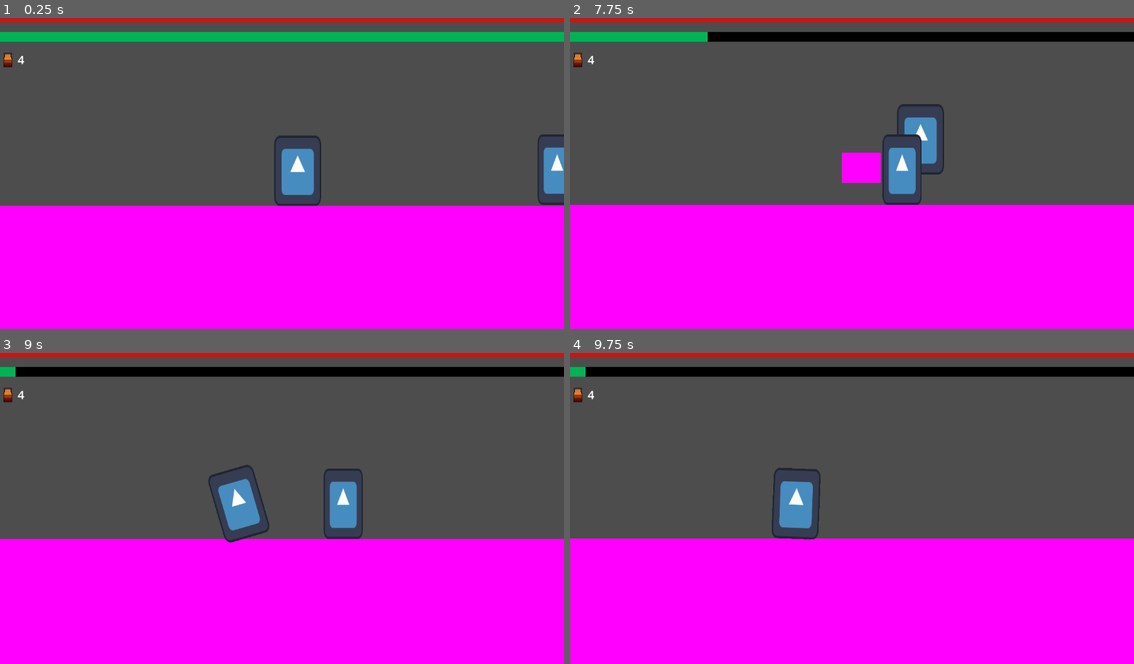
Above: before the commit, frames 1-4 (two rows, left to right).
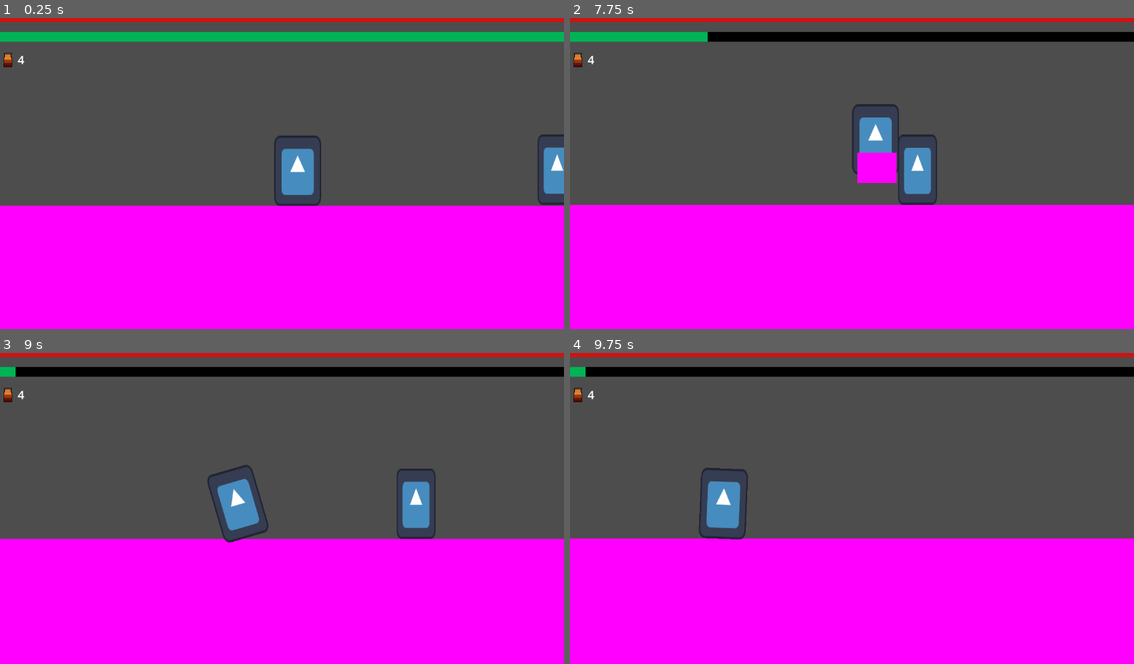
Above: after the commit, the same moments.

Repository: CodeScratcher/soulslike
Game: Godot game, scene res://Levels/test_scene.tscn
The game is run twice, just before and just after one commit, with the same random seed, the same clock (stepped at 60 frames per second) and the same inputs. The engine's default icon, where the game draws it, is replaced by a stand-in: a white triangle on a blue panel in a dark square.
Inputs (mouse positions are in pixels of both pictures, inside the frame that each line leads up to):
- Up to frame 1 (0.25 s): no input
- Up to frame 2 (7.75 s): move the mouse to (823, 232) at 0.52 s; hold D (right) 0.53-2.03 s; right-click (823, 232) at 0.6 s; tap W (jump) at 0.77, 1.52, 3.02, 3.77, 4.52, 6.02, 6.77, 7.52 s; click (823, 232) at 0.8 s; move the mouse to (1021, 217) at 1.27 s; click (1021, 217) at 1.35 s; right-click (1021, 217) at 1.55 s; tap Enter at 2, 6.5 s; move the mouse to (682, 123) at 2.02 s; hold A (left) 2.03-4.28 s; tap E (heal) at 2.1, 6.6 s; click (682, 123) at 2.3 s; move the mouse to (880, 170) at 2.77 s; right-click (880, 170) at 2.85 s; move the mouse to (767, 92) at 3.52 s; click (767, 92) at 3.6 s; tap Space (roll) at 4.25, 4.35 s; move the mouse to (976, 154) at 4.27 s; hold D (right) from 4.28 s (still down); right-click (976, 154) at 4.55 s; move the mouse to (739, 185) at 5.02 s; right-click (739, 185) at 5.1 s; click (739, 185) at 5.3 s; move the mouse to (908, 101) at 5.77 s; click (908, 101) at 5.85 s; right-click (908, 101) at 6.05 s; move the mouse to (823, 232) at 6.52 s; click (823, 232) at 6.8 s; move the mouse to (1021, 217) at 7.27 s; right-click (1021, 217) at 7.35 s
- Up to frame 3 (9 s): move the mouse to (112, 458) at 8.02 s; release D (right) at 8.03 s; hold A (left) from 8.03 s (still down); click (112, 458) at 8.1 s; move the mouse to (310, 505) at 8.77 s; tap Space (roll) at 8.85 s
- Up to frame 4 (9.75 s): tap W (jump) at 9.02 s; right-click (880, 505) at 9.05 s; move the mouse to (767, 427) at 9.52 s; release A (left) at 9.53 s; hold D (right) from 9.53 s (still down); right-click (767, 427) at 9.6 s

The runs differ from the first frame. In frame 2, 2.7% of the frame differs, in the area x 48-67%, y 27-61%; in frame 3, 2.1%; in frame 4, 2.3%.

Commit message:
Very buggy enemy and player damage

Diff:
--- a/Objects/Player.tscn
+++ b/Objects/Player.tscn
@@ -156,11 +156,13 @@
 
 [node name="Player" type="CharacterBody2D" groups=["player"]]
 collision_layer = 8
+collision_mask = 5
 script = ExtResource("1_ck7nh")
 metadata/_edit_horizontal_guides_ = [-24.0, -72.0]
 
 [node name="Sprite2D" type="Sprite2D" parent="."]
 position = Vector2(16, -28)
+rotation = 6.28319
 scale = Vector2(0.375, 0.5625)
 texture = ExtResource("2_oq334")
 
@@ -182,20 +184,19 @@
 [node name="Hurtbox" type="Area2D" parent="."]
 position = Vector2(0, -4)
 scale = Vector2(16, 24)
-collision_layer = 0
-collision_mask = 2
+collision_layer = 2
+collision_mask = 0
 
 [node name="HurtboxCollider" type="CollisionShape2D" parent="Hurtbox"]
 position = Vector2(1, -1)
 shape = SubResource("RectangleShape2D_qdofb")
-disabled = true
 debug_color = Color(0.721569, 0.0745098, 0.733333, 0.419608)
 
 [node name="Hitbox" type="Area2D" parent="."]
 visible = false
 position = Vector2(16, -28)
-collision_layer = 16
-collision_mask = 0
+collision_layer = 0
+collision_mask = 16
 
 [node name="CollisionShape2D" type="CollisionShape2D" parent="Hitbox"]
 position = Vector2(68, 0)
@@ -208,3 +209,4 @@
 texture = ExtResource("2_oq334")
 
 [connection signal="area_entered" from="Hurtbox" to="." method="hit"]
+[connection signal="body_entered" from="Hitbox" to="." method="_on_hitbox_body_entered"]
--- a/Objects/test_enemy.tscn
+++ b/Objects/test_enemy.tscn
@@ -110,7 +110,7 @@
 [sub_resource type="RectangleShape2D" id="RectangleShape2D_70ng5"]
 size = Vector2(6.4e+06, 6.20002e+06)
 
-[node name="TestEnemy" type="CharacterBody2D"]
+[node name="TestEnemy" type="CharacterBody2D" groups=["enemy"]]
 collision_layer = 4
 script = ExtResource("1_faffx")
 
@@ -133,8 +133,8 @@
 
 [node name="Hurtbox" type="Area2D" parent="."]
 position = Vector2(30, 34)
-collision_layer = 0
-collision_mask = 16
+collision_layer = 16
+collision_mask = 0
 
 [node name="CollisionShape2D" type="CollisionShape2D" parent="Hurtbox"]
 position = Vector2(-10, 0)
@@ -154,7 +154,8 @@
 
 [node name="Hitbox" type="Area2D" parent="."]
 visible = false
-collision_layer = 2
+collision_layer = 0
+collision_mask = 2
 
 [node name="Sprite2D" type="Sprite2D" parent="Hitbox"]
 position = Vector2(20, 32)
@@ -177,5 +178,6 @@
 [connection signal="area_entered" from="Hurtbox" to="." method="enemy_bonked"]
 [connection signal="body_entered" from="DetectRadius" to="." method="_on_detect_radius_body_entered"]
 [connection signal="body_exited" from="DetectRadius" to="." method="_on_detect_radius_body_exited"]
+[connection signal="body_entered" from="Hitbox" to="." method="_on_hitbox_body_entered"]
 [connection signal="body_entered" from="AttackArea" to="." method="_on_attack_area_body_entered"]
 [connection signal="body_exited" from="AttackArea" to="." method="_on_attack_area_body_exited"]
--- a/Scripts/Player.gd
+++ b/Scripts/Player.gd
@@ -24,6 +24,9 @@
 
 var hit_iframes = 0
 var flasks = 4
+
+var light_damage = 5;
+var heavy_damage = 25;
 
 func handle_gravity(delta):
 	if not is_on_floor():
@@ -76,6 +79,12 @@
 		$AnimationPlayer.play("heavy_attack")
 		stamina -= 35
 
+func _on_hitbox_body_entered(body):
+	if $AnimationPlayer.current_animation == "attack" and body.is_in_group("enemy"):
+		body.hp -= light_damage
+	elif $AnimationPlayer.current_animation == "heavy_attack" and body.is_in_group("enemy"):
+		body.hp -= heavy_damage
+
 func _physics_process(delta):
 	var in_roll = $AnimationPlayer.current_animation == "roll" or $AnimationPlayer.current_animation == "roll_left"
 	var in_attack = $AnimationPlayer.current_animation == "attack" or $AnimationPlayer.current_animation == "heavy_attack"
@@ -114,14 +123,6 @@
 
 	heal()
 
-func hit(area):
-	if hit_iframes <= 0:
-		hit_iframes = 5
-		hp -= 10
-
-		if hp <= 0:
-			get_tree().reload_current_scene()
-
 func heal():
 	if Input.is_action_just_pressed("heal"):
 		# learn about and statements
--- a/Scripts/test_enemy.gd
+++ b/Scripts/test_enemy.gd
@@ -9,6 +9,7 @@
 var target = null
 var player_in_range = false
 var atk_cooldown = 2.0
+var damage = 20;
 
 func _physics_process(delta):
 	if not is_on_floor():
@@ -36,11 +37,6 @@
 			atk_cooldown = 2.0
 
 
-func enemy_bonked(area):
-	hp -= 10
-	if hp <= 0:
-		queue_free()
-
 func _on_detect_radius_body_entered(body):
 	print(body.name)
 	if body.is_in_group("player"):
@@ -58,3 +54,9 @@
 func _on_attack_area_body_exited(body):
 	if body.is_in_group("player"):
 		player_in_range = false
+
+func _on_hitbox_body_entered(body):
+	if $AnimationPlayer.current_animation == "attack" and body.is_in_group("player"):
+		body.hp -= damage
+		if hp <= 0:
+			queue_free()
